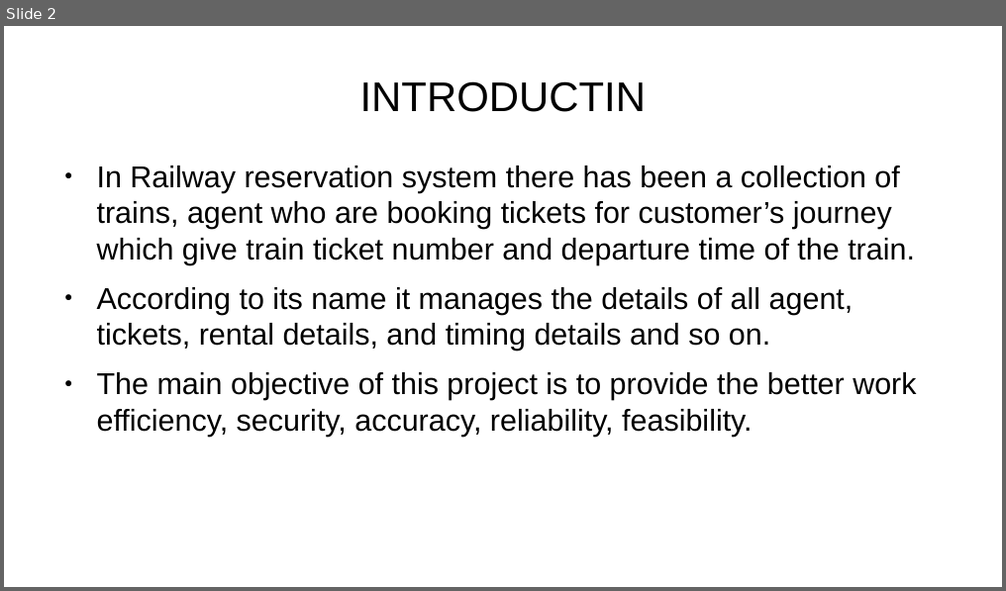
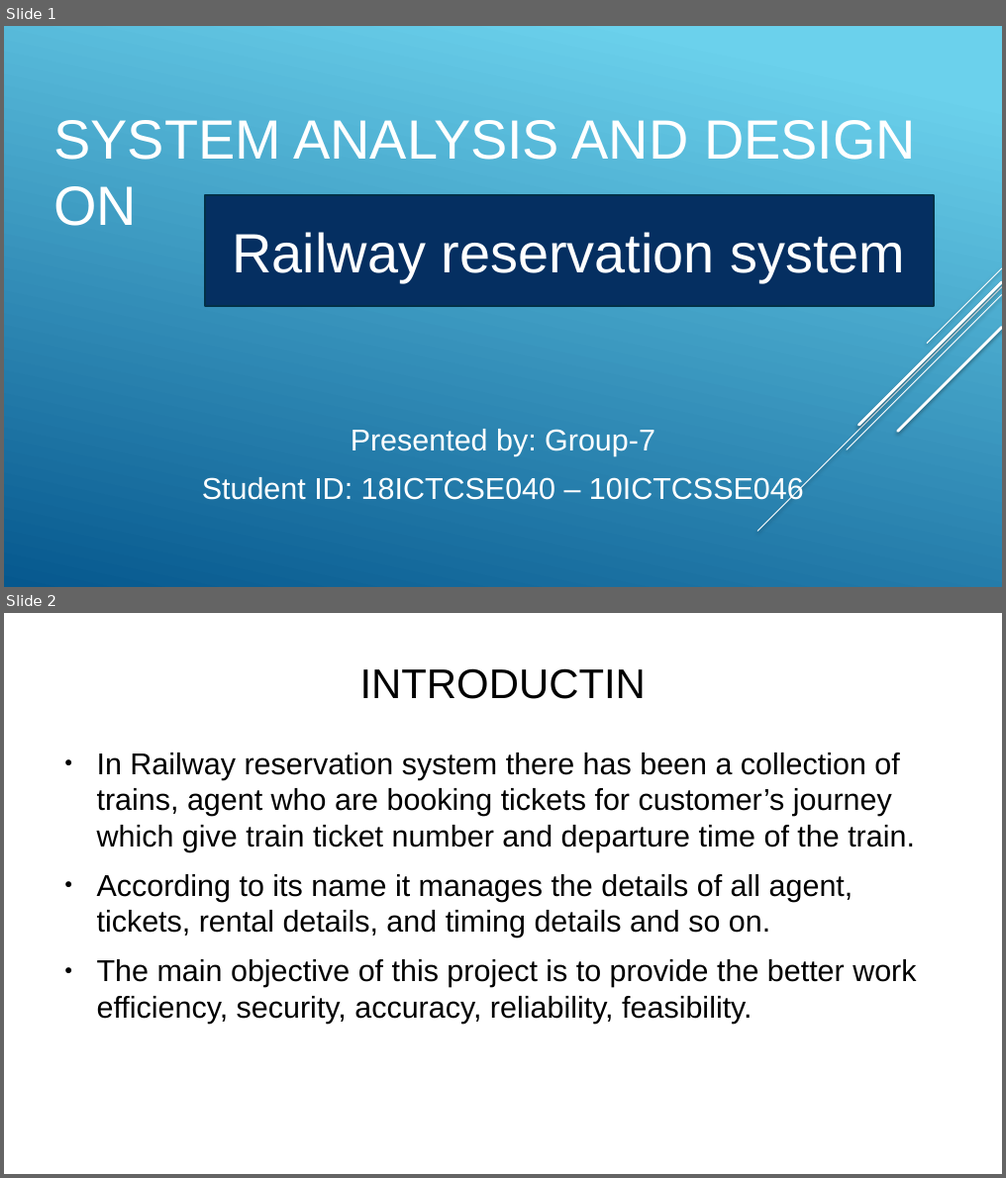
Before and after one commit to nahidulislamshakin/Railway-Reservation-System, a slide deck: Railway Reservatin System.pptx. Shown one above the other, each under a label of ours: slide 2 before the commit, slides 1 and 2 after it. The pictures are 1006x591 and 1006x1178 pixels, drawn with LibreOffice and Linux fonts; fonts in the diff are those of the drawing; background and template pictures are left out. Boxes give left, top, right and bottom in pixels: in the first picture for what was removed or moved away, otherwise in the second. Text is boxed around its words. In the diff, an @@ line names an element or a change of style, - is before the commit and + after.

```diff
--- a/Railway Reservatin System.pptx
+++ b/Railway Reservatin System.pptx
@@ slide 1 added at box(4, 26, 1002, 587), background gradient #6BD1EC to #06588E @@
@@ title added at box(54, 120, 916, 226), 44 pt, text #FFFFFF @@
+SYSTEM ANALYSIS AND DESIGN ON
@@ rectangle added at box(205, 195, 934, 307), fill #052F61, outline #033047 2 pt, 44 pt, text #FFFFFF @@
+Railway reservation system
@@ group added at box(757, 269, 1002, 531): 5 lines @@
@@ subtitle added at box(202, 429, 804, 505), 24 pt, text #FFFFFF @@
+Presented by: Group-7
+Student ID: 18ICTCSE040 – 10ICTCSSE046
```
Also in this commit, not shown: 3 slides changed, 8 other slides added, 5 slides removed, 1 other file.
